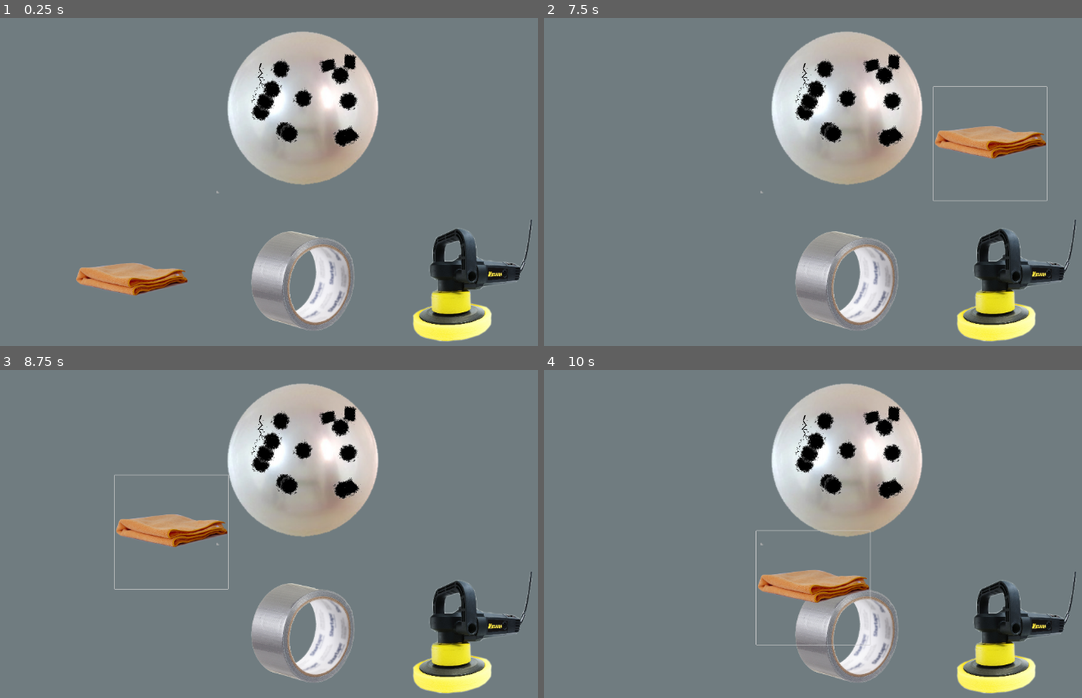
Above: before the commit, frames 1-4 (two rows, left to right).
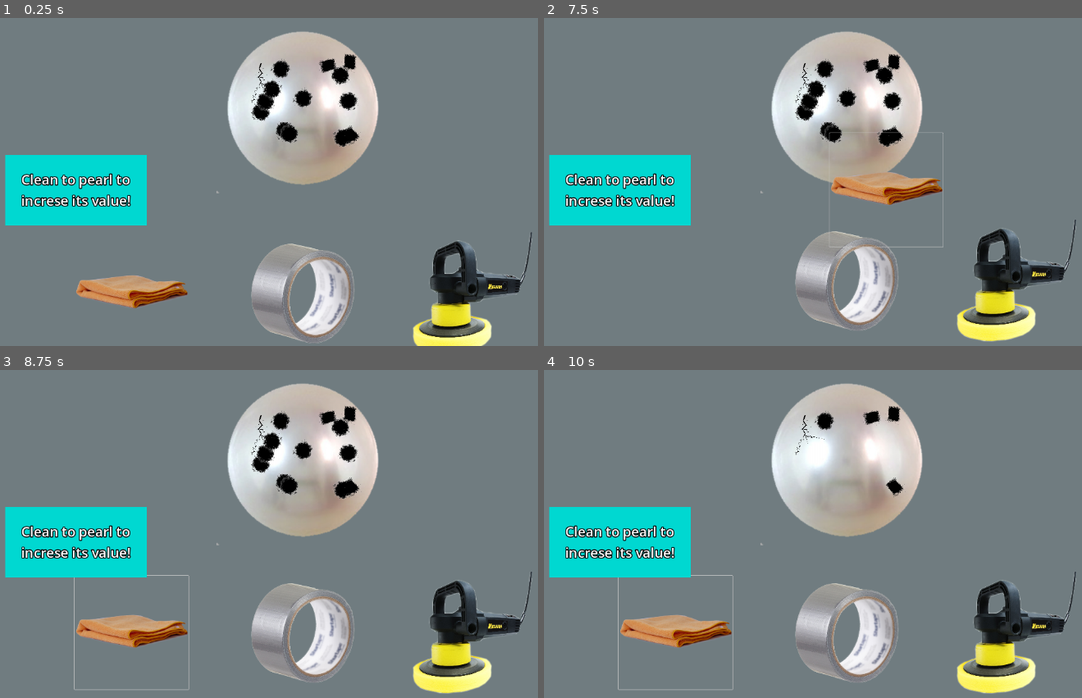
Above: after the commit, the same moments.

Repository: Lugh-o/Mini-Jogo-Secreto
Game: Godot game, scene res://scenes/pearl_cleaning/pearl_cleaning.tscn
Same seed, same stepped clock (60 frames per second), same inputs: the game is played once before the commit and once after it. This scene is started directly instead of the project's main scene.
Inputs (mouse positions are in pixels of both pictures, inside the frame that each line leads up to):
- Up to frame 1 (0.25 s): no input
- Up to frame 2 (7.5 s): click (1017, 280) at 0.5 s; click (845, 280) at 1.25 s; click (673, 280) at 2 s; click (1017, 280) at 2.75 s; click (845, 280) at 3.5 s; click (845, 280) at 4.25 s; click (1017, 280) at 5 s; click (845, 280) at 5.75 s; click (845, 280) at 6.5 s; tap Enter at 7.25 s; move the mouse to (990, 142) at 7.27 s; hold Right mouse button (clickDir, bound only after the commit) from 7.28 s (still down)
- Up to frame 3 (8.75 s): move the mouse to (172, 530) at 8.02 s; release Right mouse button (clickDir, bound only after the commit) at 8.03 s; right-click (172, 530) at 8.1 s
- Up to frame 4 (10 s): tap Space at 8.75 s; move the mouse to (909, 432) at 8.77 s; hold Right mouse button (clickDir, bound only after the commit) 8.78-9.53 s; move the mouse to (813, 586) at 9.52 s; right-click (813, 586) at 9.6 s

The runs differ from the first frame. In frame 1, 14% of the frame differs, in the area x 0-99%, y 41-100%; in frame 2, 8.7%; in frame 3, 8.5%; in frame 4, 9.9%.

Commit message:
progresso em pearl_cleaning e pearl_shop

Diff:
--- a/project.godot
+++ b/project.godot
@@ -19,6 +19,20 @@
 
 project/assembly_name="Mini-Jogo-Secreto"
 
+[global_group]
+
+dirt=""
+matte=""
+crack=""
+
+[input]
+
+clickDir={
+"deadzone": 0.5,
+"events": [Object(InputEventMouseButton,"resource_local_to_scene":false,"resource_name":"","device":-1,"window_id":0,"alt_pressed":false,"shift_pressed":false,"ctrl_pressed":false,"meta_pressed":false,"button_mask":0,"position":Vector2(0, 0),"global_position":Vector2(0, 0),"factor":1.0,"button_index":2,"canceled":false,"pressed":false,"double_click":false,"script":null)
+]
+}
+
 [rendering]
 
 renderer/rendering_method="gl_compatibility"
--- a/scenes/pearl_cleaning/crack/crack.tscn
+++ b/scenes/pearl_cleaning/crack/crack.tscn
@@ -11,7 +11,7 @@
 scale = Vector2(0.0803809, 0.0803809)
 texture = ExtResource("1_iul57")
 
-[node name="Area2D" type="Area2D" parent="Sprite2D"]
+[node name="Area2D" type="Area2D" parent="Sprite2D" groups=["crack"]]
 
 [node name="CollisionShape2D" type="CollisionShape2D" parent="Sprite2D/Area2D"]
 position = Vector2(0, -6.2204)
--- a/scenes/pearl_cleaning/dirt/dirt.tscn
+++ b/scenes/pearl_cleaning/dirt/dirt.tscn
@@ -11,7 +11,7 @@
 scale = Vector2(0.018, 0.018)
 texture = ExtResource("1_rp3uj")
 
-[node name="Area2D" type="Area2D" parent="Sprite2D"]
+[node name="Area2D" type="Area2D" parent="Sprite2D" groups=["dirt"]]
 
 [node name="CollisionShape2D" type="CollisionShape2D" parent="Sprite2D/Area2D"]
 position = Vector2(-55.5555, 83.3334)
--- a/scenes/pearl_cleaning/matte/matte.tscn
+++ b/scenes/pearl_cleaning/matte/matte.tscn
@@ -11,7 +11,7 @@
 scale = Vector2(0.018, 0.018)
 texture = ExtResource("1_s3nfq")
 
-[node name="Area2D" type="Area2D" parent="Sprite2D"]
+[node name="Area2D" type="Area2D" parent="Sprite2D" groups=["matte"]]
 
 [node name="CollisionShape2D" type="CollisionShape2D" parent="Sprite2D/Area2D"]
 position = Vector2(-0.000112587, -83.3333)
--- a/scenes/pearl_cleaning/pearl_cleaning.gd
+++ b/scenes/pearl_cleaning/pearl_cleaning.gd
@@ -24,18 +24,15 @@
 	create_matte()
 	create_crack()
 	position_tools()
-	for child in pearl.get_children():
-		if child is Node:
-			print("aaaaaaaaaaaaa")
 
 func _process(delta: float) -> void:
+	handle_tools(delta)
+	check_if_clean()
+
+func handle_tools(delta: float) -> void:
 	if is_brush:
 		brush.position = get_global_mouse_position()
 		target_pos_brush = Vector2(276, 633)
-
-		var overlapping_areas = brush.get_child(1).get_overlapping_areas()
-		# var pearl_children = pearl.get_children()
-
 	else:
 		brush.position = brush.position.move_toward(target_pos_brush, 1000 * delta)
 		target_pos_brush = Vector2(276, 533)
@@ -82,6 +79,13 @@
 		matteInstance.rotate(randi_range(0,180))
 		pearl.add_child(matteInstance)
 
+func create_shine() -> void:
+	for i in range(randi_range(3, 5)):
+		var shineInstance = shine.instantiate()
+		shineInstance.position.x = randi_range(-150, 150)
+		shineInstance.position.y = randi_range(-150, 150)
+		shineInstance.rotate(randi_range(0,180))
+		pearl.add_child(shineInstance)
 
 func _on_polish_button_down() -> void:
 	is_polish = true
@@ -97,3 +101,27 @@
 	is_brush = true
 	is_tape = false
 	is_polish = false
+
+func _on_brush_area_entered(area: Area2D) -> void:
+	if area.is_in_group("dirt"):
+		area.get_parent().get_parent().queue_free()
+
+func _on_tape_area_entered(area: Area2D) -> void:
+	if area.is_in_group("crack"):
+		area.get_parent().get_parent().queue_free()
+
+func _on_polish_area_entered(area: Area2D) -> void:
+	if area.is_in_group("matte"):
+		area.get_parent().get_parent().queue_free()
+
+func _input(event: InputEvent) -> void:
+	if event.is_action_pressed("clickDir"):
+		is_polish = false
+		is_brush = false
+		is_tape = false
+
+func check_if_clean() -> void:
+	if pearl.get_children().is_empty():
+		create_shine()
+		# OVERLAY DE CONCLUIDO
+		# TRANSIÇÃO PRA MAIN SCENE
--- a/scenes/pearl_cleaning/pearl_cleaning.tscn
+++ b/scenes/pearl_cleaning/pearl_cleaning.tscn
@@ -14,6 +14,9 @@
 
 [sub_resource type="RectangleShape2D" id="RectangleShape2D_vxbem"]
 size = Vector2(492.5, 155)
+
+[sub_resource type="SystemFont" id="SystemFont_kou5f"]
+font_names = PackedStringArray("Impact")
 
 [node name="PearlCleaning" type="Node2D"]
 script = ExtResource("1_28cg8")
@@ -34,7 +37,7 @@
 texture = ExtResource("1_ncb3o")
 
 [node name="Polish" type="Sprite2D" parent="."]
-position = Vector2(876, 633)
+position = Vector2(876, 805)
 scale = Vector2(0.144011, 0.144011)
 texture = ExtResource("3_010op")
 
@@ -54,11 +57,10 @@
 
 [node name="CollisionShape2D" type="CollisionShape2D" parent="Polish/Area2D"]
 position = Vector2(-76.3833, 38.1904)
-scale = Vector2(1, 1)
 shape = SubResource("RectangleShape2D_glqwu")
 
 [node name="Tape" type="Sprite2D" parent="."]
-position = Vector2(576, 633)
+position = Vector2(576, 805)
 scale = Vector2(0.444, 0.444)
 texture = ExtResource("4_a0i1c")
 
@@ -81,7 +83,7 @@
 shape = SubResource("RectangleShape2D_6o4po")
 
 [node name="Brush" type="Sprite2D" parent="."]
-position = Vector2(276, 633)
+position = Vector2(276, 805)
 scale = Vector2(0.4, 0.4)
 texture = ExtResource("2_arbdv")
 
@@ -101,9 +103,34 @@
 
 [node name="CollisionShape2D" type="CollisionShape2D" parent="Brush/Area2D"]
 position = Vector2(1.25, -2.5)
-scale = Vector2(1, 1)
 shape = SubResource("RectangleShape2D_vxbem")
 
+[node name="Tooltip" type="ColorRect" parent="."]
+offset_left = 54.0
+offset_top = 312.0
+offset_right = 303.0
+offset_bottom = 436.0
+color = Color(0, 0.844973, 0.820462, 1)
+
+[node name="Label" type="Label" parent="Tooltip"]
+layout_mode = 1
+anchors_preset = 15
+anchor_right = 1.0
+anchor_bottom = 1.0
+grow_horizontal = 2
+grow_vertical = 2
+theme_override_colors/font_outline_color = Color(0, 0, 0, 1)
+theme_override_constants/outline_size = 6
+theme_override_fonts/font = SubResource("SystemFont_kou5f")
+theme_override_font_sizes/font_size = 24
+text = "Clean to pearl to increse its value!"
+horizontal_alignment = 1
+vertical_alignment = 1
+autowrap_mode = 3
+
 [connection signal="button_down" from="Polish/PolishButton" to="." method="_on_polish_button_down"]
+[connection signal="area_entered" from="Polish/Area2D" to="." method="_on_polish_area_entered"]
 [connection signal="button_down" from="Tape/TapeButton" to="." method="_on_tape_button_down"]
+[connection signal="area_entered" from="Tape/Area2D" to="." method="_on_tape_area_entered"]
 [connection signal="button_down" from="Brush/BrushButton" to="." method="_on_brush_button_down"]
+[connection signal="area_entered" from="Brush/Area2D" to="." method="_on_brush_area_entered"]
--- /dev/null
+++ b/scenes/pearl_shop/dialog/dialog.json
@@ -0,0 +1,74 @@
+[
+    {
+        "theme": "oceanCurrents",
+        "question": "The currents have been a bit treacherous lately, don’t you think?",
+        "answer": {
+            "trustworthy": "Treacherous for some, but for those who know how to navigate, they’re allies.",
+            "questionable": "Yeah, you can never trust the currents."
+        }
+    },
+    {
+        "theme": "oceanCurrents",
+        "question": "Always curious how the waters on the horizon seem calmer.",
+        "answer": {
+            "trustworthy": "They only seem calm. Those who know understand it’s where the currents meet.",
+            "questionable": "Yeah, they do seem calm. I’ve never swum that far to check."
+        }
+    },
+    {
+        "theme": "oceanCurrents",
+        "question": "The giant turtles haven’t passed by here in a while; I heard they changed their route.",
+        "answer": {
+            "trustworthy": "They did, but they always leave something for the right contacts.",
+            "questionable": "They changed? That’s strange, I thought they always followed the same route."
+        }
+    },
+    {
+        "theme": "rareResources",
+        "question": "I got some golden carps, but no one around here seems interested.",
+        "answer": {
+            "trustworthy": "Maybe it’s because they don’t stand out much, but those who know value them.",
+            "questionable": "Golden carps? I don’t know, I think people prefer more common fish."
+        }
+    },
+    {
+        "theme": "rareResources",
+        "question": "Some folks are looking for whisper shells, but it’s rare to find a genuine one.",
+        "answer": {
+            "trustworthy": "Rare, but those who listen know the difference.",
+            "questionable": "Oh, whisper shells? I didn’t even know that was a thing."
+        }
+    },
+    {
+        "theme": "rareResources",
+        "question": "If you’re into something exotic, I’ve heard fire algae are around.",
+        "answer": {
+            "trustworthy": "Interesting. Has a batch come in recently?",
+            "questionable": "Fire algae? Sounds dangerous. Not something I’d look for."
+        }
+    },
+    {
+        "theme": "rumorsAndPlaces",
+        "question": "I heard they’ve been cleaning up the reefs on the west side. A lot of things were taken.",
+        "answer": {
+            "trustworthy": "Yes, but those who know where to look always find what they need.",
+            "questionable": "That’s a shame. I hope they didn’t take too much good stuff."
+        }
+    },
+    {
+        "theme": "rumorsAndPlaces",
+        "question": "They say the deep-dark bazaar has vanished. Lots of things have disappeared.",
+        "answer": {
+            "trustworthy": "Those who know where to look can still find what they need; it just moved.",
+            "questionable": "I’ve never been to that bazaar. Sounds kind of sketchy, doesn’t it?"
+        }
+    },
+    {
+        "theme": "rumorsAndPlaces",
+        "question": "Some fish came by looking for small anchors. Not sure why they like them so much.",
+        "answer": {
+            "trustworthy": "Because what holds firm also carries secrets.",
+            "questionable": "Small anchors? I don’t know, maybe it’s just for decoration?"
+        }
+    }
+]
--- /dev/null
+++ b/scenes/pearl_shop/pearl_shop.gd
@@ -0,0 +1,67 @@
+class_name PearlShop
+extends Node2D
+
+var dialogues = []
+var fitDialogue = []
+var is_trustworthy = true
+
+@onready var dialogue_box: ColorRect = $DialogueBox
+@onready var dialogue_text: RichTextLabel = $DialogueBox/RichTextLabel
+
+@onready var question_1_text: RichTextLabel = $Questions/QuestionButton1/RichTextLabel
+@onready var question_2_text: RichTextLabel = $Questions/QuestionButton2/RichTextLabel
+@onready var question_3_text: RichTextLabel = $Questions/QuestionButton3/RichTextLabel
+@onready var questions: Control = $Questions
+@onready var trust: Control = $Trust
+
+func _ready() -> void:
+	dialogue_box.visible = false
+	trust.visible = false
+
+	var dialogueJson = FileAccess.open("res://scenes/pearl_shop/dialog/dialog.json", FileAccess.READ)
+
+	if dialogueJson:
+		dialogues = JSON.parse_string(dialogueJson.get_as_text())
+		dialogueJson.close()
+	start_dialogue_by_day(1)
+
+func start_dialogue_by_day(day_number: int) -> void:
+	fitDialogue = []
+	var theme
+
+	match day_number:
+		1: theme = "oceanCurrents"
+		2: theme = "rareResources"
+		3: theme = "rumorsAndPlaces"
+	fitDialogue = []
+	for item in dialogues:
+		if item["theme"] == theme:
+			fitDialogue.push_back(item)
+
+	question_1_text.bbcode_text = fitDialogue[0]["question"]
+	question_2_text.bbcode_text = fitDialogue[1]["question"]
+	question_3_text.bbcode_text = fitDialogue[2]["question"]
+
+func _on_button_1_down() -> void:
+	dialogue_box.visible = true
+	questions.visible = false
+	trust.visible = true
+	dialogue_text.bbcode_text = fitDialogue[0]["answer"]["trustworthy" if is_trustworthy else "questionable"]
+
+func _on_button_2_down() -> void:
+	dialogue_box.visible = true
+	questions.visible = false
+	trust.visible = true
+	dialogue_text.bbcode_text = fitDialogue[1]["answer"]["trustworthy" if is_trustworthy else "questionable"]
+
+func _on_button_3_down() -> void:
+	dialogue_box.visible = true
+	questions.visible = false
+	trust.visible = true
+	dialogue_text.bbcode_text = fitDialogue[2]["answer"]["trustworthy" if is_trustworthy else "questionable"]
+
+func _on_yes_button_down() -> void:
+	print("yes")
+
+func _on_no_button_down() -> void:
+	print("no")
--- /dev/null
+++ b/scenes/pearl_shop/pearl_shop.tscn
@@ -0,0 +1,237 @@
+[gd_scene load_steps=7 format=3 uid="uid://b60ut84td1f0e"]
+
+[ext_resource type="Script" path="res://scenes/pearl_shop/pearl_shop.gd" id="1_u4r7i"]
+
+[sub_resource type="SystemFont" id="SystemFont_jrkqa"]
+font_names = PackedStringArray("Impact")
+
+[sub_resource type="SystemFont" id="SystemFont_4b5bt"]
+font_names = PackedStringArray("Impact")
+
+[sub_resource type="SystemFont" id="SystemFont_xb6ac"]
+font_names = PackedStringArray("Impact")
+
+[sub_resource type="SystemFont" id="SystemFont_q0vfa"]
+font_names = PackedStringArray("Impact")
+
+[sub_resource type="SystemFont" id="SystemFont_d2tuu"]
+font_names = PackedStringArray("Impact")
+
+[node name="PearlShop" type="Node2D"]
+script = ExtResource("1_u4r7i")
+
+[node name="Background" type="ColorRect" parent="."]
+anchors_preset = 15
+anchor_right = 1.0
+anchor_bottom = 1.0
+offset_right = 1152.0
+offset_bottom = 648.0
+grow_horizontal = 2
+grow_vertical = 2
+color = Color(0.439516, 0.488277, 0.503068, 1)
+
+[node name="DialogueBox" type="ColorRect" parent="."]
+visible = false
+offset_left = 1.0
+offset_top = 232.0
+offset_right = 1153.0
+offset_bottom = 362.0
+color = Color(0.568532, 0.670597, 0.995948, 1)
+
+[node name="RichTextLabel" type="RichTextLabel" parent="DialogueBox"]
+clip_contents = false
+layout_mode = 1
+anchors_preset = 15
+anchor_right = 1.0
+anchor_bottom = 1.0
+grow_horizontal = 2
+grow_vertical = 2
+theme_override_colors/default_color = Color(0, 0, 0, 1)
+theme_override_fonts/normal_font = SubResource("SystemFont_jrkqa")
+bbcode_enabled = true
+text = "TESTANDO DIÁLOGO"
+threaded = true
+
+[node name="Questions" type="Control" parent="."]
+layout_mode = 3
+anchors_preset = 15
+anchor_right = 1.0
+anchor_bottom = 1.0
+offset_left = 1.0
+offset_top = -16.0
+offset_right = 1.0
+offset_bottom = -16.0
+grow_horizontal = 2
+grow_vertical = 2
+
+[node name="QuestionButton1" type="ColorRect" parent="Questions"]
+offset_left = 177.0
+offset_top = 400.0
+offset_right = 975.0
+offset_bottom = 467.0
+color = Color(0.568532, 0.670597, 0.995948, 1)
+
+[node name="RichTextLabel" type="RichTextLabel" parent="Questions/QuestionButton1"]
+layout_mode = 1
+anchors_preset = 15
+anchor_right = 1.0
+anchor_bottom = 1.0
+grow_horizontal = 2
+grow_vertical = 2
+theme_override_colors/default_color = Color(0, 0, 0, 1)
+theme_override_fonts/normal_font = SubResource("SystemFont_4b5bt")
+bbcode_enabled = true
+fit_content = true
+
+[node name="Button1" type="Button" parent="Questions/QuestionButton1"]
+layout_mode = 1
+anchors_preset = 15
+anchor_right = 1.0
+anchor_bottom = 1.0
+grow_horizontal = 2
+grow_vertical = 2
+flat = true
+
+[node name="QuestionButton2" type="ColorRect" parent="Questions"]
+offset_left = 177.0
+offset_top = 480.0
+offset_right = 975.0
+offset_bottom = 547.0
+color = Color(0.568532, 0.670597, 0.995948, 1)
+
+[node name="RichTextLabel" type="RichTextLabel" parent="Questions/QuestionButton2"]
+layout_mode = 1
+anchors_preset = 15
+anchor_right = 1.0
+anchor_bottom = 1.0
+grow_horizontal = 2
+grow_vertical = 2
+theme_override_colors/default_color = Color(0, 0, 0, 1)
+theme_override_fonts/normal_font = SubResource("SystemFont_4b5bt")
+bbcode_enabled = true
+fit_content = true
+
+[node name="Button2" type="Button" parent="Questions/QuestionButton2"]
+layout_mode = 1
+anchors_preset = 15
+anchor_right = 1.0
+anchor_bottom = 1.0
+grow_horizontal = 2
+grow_vertical = 2
+flat = true
+
+[node name="QuestionButton3" type="ColorRect" parent="Questions"]
+offset_left = 177.0
+offset_top = 560.0
+offset_right = 975.0
+offset_bottom = 627.0
+color = Color(0.568627, 0.670588, 0.996078, 1)
+
+[node name="RichTextLabel" type="RichTextLabel" parent="Questions/QuestionButton3"]
+layout_mode = 1
+anchors_preset = 15
+anchor_right = 1.0
+anchor_bottom = 1.0
+grow_horizontal = 2
+grow_vertical = 2
+theme_override_colors/default_color = Color(0, 0, 0, 1)
+theme_override_fonts/normal_font = SubResource("SystemFont_4b5bt")
+bbcode_enabled = true
+fit_content = true
+
+[node name="Button3" type="Button" parent="Questions/QuestionButton3"]
+layout_mode = 1
+anchors_preset = 15
+anchor_right = 1.0
+anchor_bottom = 1.0
+grow_horizontal = 2
+grow_vertical = 2
+flat = true
+
+[node name="Trust" type="Control" parent="."]
+visible = false
+layout_mode = 3
+anchors_preset = 0
+offset_right = 40.0
+offset_bottom = 40.0
+
+[node name="Title" type="ColorRect" parent="Trust"]
+offset_left = 476.0
+offset_top = 395.0
+offset_right = 676.0
+offset_bottom = 462.0
+color = Color(0.568627, 0.670588, 0.996078, 1)
+
+[node name="RichTextLabel" type="RichTextLabel" parent="Trust/Title"]
+layout_mode = 1
+anchors_preset = 15
+anchor_right = 1.0
+anchor_bottom = 1.0
+grow_horizontal = 2
+grow_vertical = 2
+theme_override_colors/default_color = Color(0, 0, 0, 1)
+theme_override_fonts/normal_font = SubResource("SystemFont_xb6ac")
+text = "Do you trust them??"
+
+[node name="ColorRect" type="ColorRect" parent="Trust"]
+layout_mode = 0
+offset_left = 300.0
+offset_top = 500.0
+offset_right = 500.0
+offset_bottom = 567.0
+color = Color(0.568627, 0.670588, 0.996078, 1)
+
+[node name="RichTextLabel" type="RichTextLabel" parent="Trust/ColorRect"]
+layout_mode = 1
+anchors_preset = 15
+anchor_right = 1.0
+anchor_bottom = 1.0
+grow_horizontal = 2
+grow_vertical = 2
+theme_override_colors/default_color = Color(0, 0, 0, 1)
+theme_override_fonts/normal_font = SubResource("SystemFont_q0vfa")
+text = "YES"
+
+[node name="YesButton" type="Button" parent="Trust/ColorRect"]
+layout_mode = 1
+anchors_preset = 15
+anchor_right = 1.0
+anchor_bottom = 1.0
+grow_horizontal = 2
+grow_vertical = 2
+theme_override_colors/font_color = Color(0, 0, 0, 1)
+flat = true
+
+[node name="ColorRect2" type="ColorRect" parent="Trust"]
+layout_mode = 0
+offset_left = 652.0
+offset_top = 500.0
+offset_right = 852.0
+offset_bottom = 567.0
+color = Color(0.568627, 0.670588, 0.996078, 1)
+
+[node name="RichTextLabel" type="RichTextLabel" parent="Trust/ColorRect2"]
+layout_mode = 1
+anchors_preset = 15
+anchor_right = 1.0
+anchor_bottom = 1.0
+grow_horizontal = 2
+grow_vertical = 2
+theme_override_colors/default_color = Color(0, 0, 0, 1)
+theme_override_fonts/normal_font = SubResource("SystemFont_d2tuu")
+text = "NO"
+
+[node name="NoButton" type="Button" parent="Trust/ColorRect2"]
+layout_mode = 1
+anchors_preset = 15
+anchor_right = 1.0
+anchor_bottom = 1.0
+grow_horizontal = 2
+grow_vertical = 2
+flat = true
+
+[connection signal="button_down" from="Questions/QuestionButton1/Button1" to="." method="_on_button_1_down"]
+[connection signal="button_down" from="Questions/QuestionButton2/Button2" to="." method="_on_button_2_down"]
+[connection signal="button_down" from="Questions/QuestionButton3/Button3" to="." method="_on_button_3_down"]
+[connection signal="button_down" from="Trust/ColorRect/YesButton" to="." method="_on_yes_button_down"]
+[connection signal="button_down" from="Trust/ColorRect2/NoButton" to="." method="_on_no_button_down"]
Not shown: 1 places in scenes/pearl_cleaning/pearl_cleaning.tscn that only renumber resources
